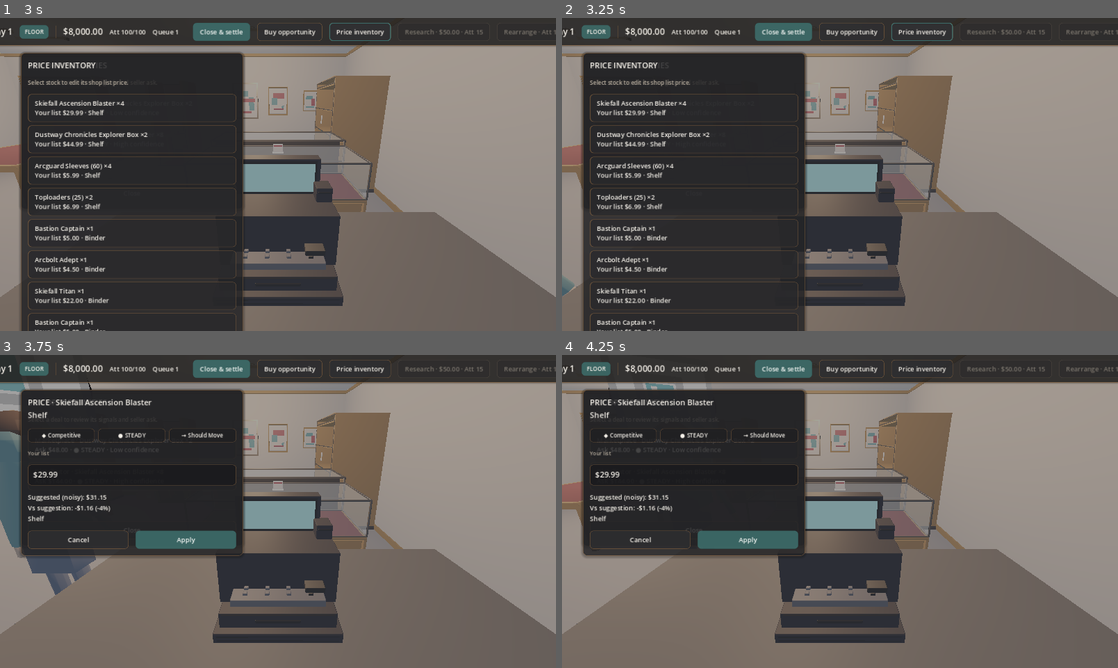
Above: before the commit, frames 1-4 (two rows, left to right).
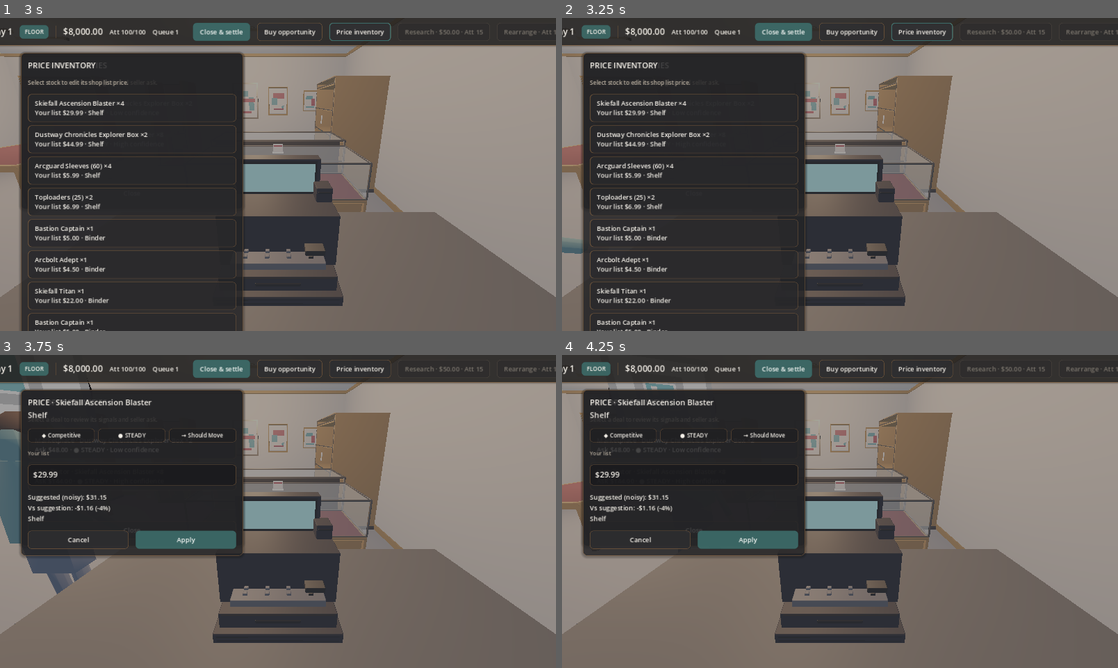
Above: after the commit, the same moments.

Repository: adamwlarson/cardshopsimulator
Game: Godot game, scene res://scenes/boot/boot.tscn
Two runs of this game, one before a commit and one after it. Both use one fixed random seed, a clock stepped at 60 frames per second and the inputs below.
Inputs:
- Up to frame 1 (3 s): click "OPEN SHOP" at 0.5 s; click "Open floor" at 1.25 s; click "Buy opportunity" at 2 s; click "Price inventory" at 2.75 s
- Up to frame 2 (3.25 s): no input
- Up to frame 3 (3.75 s): click "Marketplace · Dustway Chronic…" at 3.5 s
- Up to frame 4 (4.25 s): no input

Frame 1 is identical in both runs. In frame 2, 0.3% of the frame differs, in the area x 0-4%, y 70-90%; in frame 3, 0.1%; in frame 4, less than 0.1%.

Commit message:
Play walk / browse_idle from customer NPC locomotion
Bind the imported AnimationPlayer on C1–C3 and switch clips from
pathing: walk while translating, browse_idle at case / counter when
still. Pathing still owns world translation; no AnimationTree.

Co-authored-by: Adam Larson <maddogawl@gmail.com>

Diff:
--- a/scripts/customers/customer_npc.gd
+++ b/scripts/customers/customer_npc.gd
@@ -6,6 +6,8 @@
 # locked aisle HUD (−28° / FOV 70); authored GLB scale stays 1,1,1.
 const ICON_HANG := -0.18
 const ICON_READ_SCALE := 2.0
+const CLIP_WALK := &"walk"
+const CLIP_BROWSE_IDLE := &"browse_idle"
 
 var customer: CustomerProfile
 var floor_state: int = 0
@@ -19,6 +21,8 @@
 var _body_root: Node3D
 var _material: StandardMaterial3D
 var _highlight_meshes: Array[GeometryInstance3D] = []
+var _anim: AnimationPlayer
+var _active_clip: StringName = &""
 
 
 func configure(profile: CustomerProfile) -> void:
@@ -58,6 +62,7 @@
 	node.position = Vector3.ZERO
 	add_child(node)
 	_body_root = node
+	_bind_animation_player()
 	return true
 
 
@@ -113,6 +118,7 @@
 	path = points.duplicate()
 	if not path.is_empty() and position.distance_to(path[0]) < 0.05:
 		path.pop_front()
+	_sync_locomotion_clip()
 
 
 func is_moving() -> bool:
@@ -121,13 +127,16 @@
 
 func snap_to_path_end() -> void:
 	if path.is_empty():
+		_sync_locomotion_clip()
 		return
 	position = path.back()
 	path.clear()
+	_sync_locomotion_clip()
 
 
 func tick_move(delta: float) -> void:
 	if path.is_empty():
+		_sync_locomotion_clip()
 		return
 	var target: Vector3 = path[0]
 	target.y = 0.0
@@ -138,11 +147,30 @@
 	if distance <= step:
 		position = target
 		path.pop_front()
+		_sync_locomotion_clip()
 		return
 	var next := here + offset.normalized() * step
 	position = next
 	if distance > 0.02 and is_inside_tree():
 		look_at(Vector3(target.x, position.y, target.z), Vector3.UP, true)
+	_sync_locomotion_clip()
+
+
+func current_locomotion_clip() -> StringName:
+	return _active_clip
+
+
+func has_locomotion_clips() -> bool:
+	return (
+		not _resolve_clip(CLIP_WALK).is_empty()
+		and not _resolve_clip(CLIP_BROWSE_IDLE).is_empty()
+	)
+
+
+func body_root_local_position() -> Vector3:
+	if _body_root == null:
+		return Vector3.ZERO
+	return _body_root.position
 
 
 func icon_presentation() -> Dictionary:
@@ -159,3 +187,54 @@
 		_highlight_meshes.append(root as GeometryInstance3D)
 	for child: Node in root.get_children():
 		_collect_highlight_meshes(child)
+
+
+func _bind_animation_player() -> void:
+	_anim = _find_animation_player(_body_root)
+	_play_locomotion_clip(CLIP_BROWSE_IDLE)
+
+
+func _find_animation_player(root: Node) -> AnimationPlayer:
+	if root == null:
+		return null
+	if root is AnimationPlayer:
+		return root as AnimationPlayer
+	for child: Node in root.get_children():
+		var found := _find_animation_player(child)
+		if found != null:
+			return found
+	return null
+
+
+func _sync_locomotion_clip() -> void:
+	if is_moving():
+		_play_locomotion_clip(CLIP_WALK)
+	else:
+		_play_locomotion_clip(CLIP_BROWSE_IDLE)
+
+
+func _play_locomotion_clip(clip: StringName) -> void:
+	if _anim == null:
+		return
+	var resolved := _resolve_clip(clip)
+	if resolved.is_empty():
+		return
+	if _active_clip == clip and _anim.is_playing():
+		return
+	var animation := _anim.get_animation(resolved)
+	if animation != null and animation.loop_mode != Animation.LOOP_LINEAR:
+		animation.loop_mode = Animation.LOOP_LINEAR
+	_anim.play(resolved)
+	_active_clip = clip
+
+
+func _resolve_clip(clip: StringName) -> String:
+	if _anim == null:
+		return ""
+	if _anim.has_animation(clip):
+		return String(clip)
+	var suffix := "/" + String(clip)
+	for listed: String in _anim.get_animation_list():
+		if listed == String(clip) or listed.ends_with(suffix):
+			return listed
+	return ""
--- a/tests/test_runner.gd
+++ b/tests/test_runner.gd
@@ -123,6 +123,7 @@
 	_test_customer_npc_does_not_change_camera()
 	_test_customer_npc_visible_when_queued()
 	_test_customer_npc_mvp_cast()
+	_test_customer_npc_locomotion_clips()
 
 	if _failures == 0:
 		print("All foundation tests passed.")
@@ -3403,6 +3404,92 @@
 	presenter.free()
 
 
+func _test_customer_npc_locomotion_clips() -> void:
+	_game_state.call("start_new_game")
+	_game_state.call("start_floor")
+	var presenter := CustomerPresenter.new()
+	presenter.instant_travel = false
+	presenter.dwell_override = 10.0
+	root.add_child(presenter)
+	if not presenter.is_node_ready():
+		presenter.notification(Node.NOTIFICATION_READY)
+	var c1 := presenter.spawn_for(_make_floor_customer(&"regular"))
+	var c2 := presenter.spawn_for(_make_floor_customer(&"flipper"))
+	var c3 := presenter.spawn_for(_make_floor_customer(&"kid_parent"))
+	for npc: CustomerNpc in [c1, c2, c3]:
+		_expect_equal(
+			npc.has_locomotion_clips(),
+			true,
+			"%s GLB exposes walk + browse_idle" % npc.cast_slot
+		)
+		_expect_equal(
+			npc.current_locomotion_clip(),
+			CustomerNpc.CLIP_BROWSE_IDLE,
+			"%s rests on browse_idle at spawn" % npc.cast_slot
+		)
+	var start := c1.position
+	presenter.simulate(0.35)
+	_expect_equal(c1.is_moving(), true, "C1 is translating along path")
+	_expect_equal(
+		c1.current_locomotion_clip(),
+		CustomerNpc.CLIP_WALK,
+		"walk plays while moving"
+	)
+	_expect_equal(
+		c1.position.distance_to(start) > 0.05,
+		true,
+		"pathing owns world translation"
+	)
+	_expect_equal(
+		c1.body_root_local_position().is_equal_approx(Vector3.ZERO),
+		true,
+		"in-place clips keep the GLB root at origin"
+	)
+	var arrived := false
+	var elapsed := 0.0
+	while elapsed <= 20.0:
+		if (
+			c1.floor_state == CustomerPresenter.FloorState.BROWSE
+			and not c1.is_moving()
+		):
+			arrived = true
+			break
+		presenter.simulate(0.1)
+		elapsed += 0.1
+	_expect_equal(arrived, true, "C1 reaches a browse stop")
+	_expect_equal(
+		c1.current_locomotion_clip(),
+		CustomerNpc.CLIP_BROWSE_IDLE,
+		"browse_idle plays at the case while not translating"
+	)
+	c1.follow_path([c1.position + Vector3(1.2, 0.0, 0.0)])
+	_expect_equal(
+		c1.current_locomotion_clip(),
+		CustomerNpc.CLIP_WALK,
+		"walk resumes when a new path starts"
+	)
+	c1.snap_to_path_end()
+	_expect_equal(
+		c1.current_locomotion_clip(),
+		CustomerNpc.CLIP_BROWSE_IDLE,
+		"browse_idle resumes when translation stops"
+	)
+	var npc_source := FileAccess.get_file_as_string(
+		"res://scripts/customers/customer_npc.gd"
+	)
+	_expect_equal(
+		npc_source.contains("AnimationPlayer"),
+		true,
+		"locomotion uses AnimationPlayer"
+	)
+	_expect_equal(
+		npc_source.contains("AnimationTree"),
+		false,
+		"does not invent a second animation system"
+	)
+	presenter.free()
+
+
 func _make_floor_presenter() -> CustomerPresenter:
 	var presenter := CustomerPresenter.new()
 	presenter.instant_travel = true
